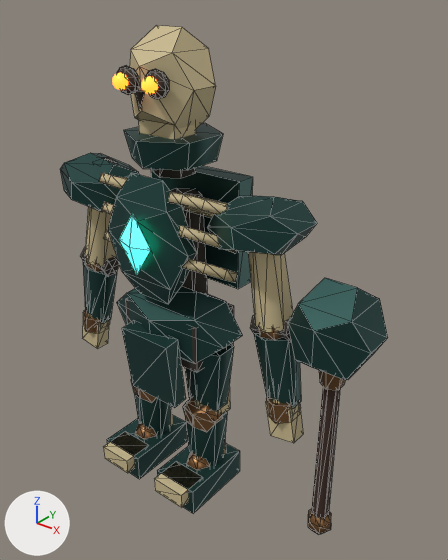
An edit to the glTF model game/assets/models/enemies/ossuary-guardian-v1/ossuary-guardian-lod1.glb, drawn before and after from the same camera.
Camera for both pictures: a 50 mm lens placed at (1.85, -1.96, 2.4), pointed at (0.25, 0.04, 1.16). The lights are fixed; the arrows at lower left show +X, +Y and +Z. The first picture is the older version. Mesh edges are drawn as thin lines on the coarser meshes. Vertices at exactly the same position are counted once.

Before the edit, the objects in view are built like this:
```python
me_mesh_54 = bpy.data.meshes.new('Mesh_54')
me_mesh_54.from_pydata(...)  # 20 vertices, 36 faces; spans x 0.083..0.297, y -0.136..0.026, z 0.343..0.537
me_mesh_54.materials.append(mat_mat_bronze_edge)  # brown #86613d
me_mesh_60 = bpy.data.meshes.new('Mesh_60')
me_mesh_60.from_pydata(...)  # a 6-sided cut cone along z (radius 0.04 at the low end, 0.035 at the high end) spanning x 0.825..0.895, y -0.04..0.04, z 0.12..0.9
me_mesh_60.materials.append(mat_mat_leather_dark)  # brown #3d291f
me_mesh_61 = bpy.data.meshes.new('Mesh_61')
me_mesh_61.from_pydata(...)  # 30 vertices, 48 faces; spans x 0.7982..0.9218, y -0.0535..0.0535, z 0.035..0.165
me_mesh_61.materials.append(mat_mat_bronze_edge)  # brown #86613d
me_mesh_62 = bpy.data.meshes.new('Mesh_62')
me_mesh_62.from_pydata(...)  # a 6-sided cut cone along z (radius 0.05 at the low end, 0.07 at the high end) spanning x 0.799..0.921, y -0.07..0.07, z 0.88..1.04
me_mesh_62.materials.append(mat_mat_bronze_edge)  # brown #86613d
me_mesh_63 = bpy.data.meshes.new('Mesh_63')
me_mesh_63.from_pydata(...)  # 20 vertices, 36 faces; spans x 0.674..1.046, y -0.186..0.186, z 0.931..1.349
me_mesh_63.materials.append(mat_mat_bronze_oxidized)  # dark cyan #264b47
ob_mace_grip = bpy.data.objects.new('mace_grip', me_mesh_60)
ob_mace_grip.location = (0.0, 0.0, 0.0)
ob_mace_head = bpy.data.objects.new('mace_head', me_mesh_63)
ob_mace_head.location = (0.0, 0.0, 0.0)
ob_mace_neck = bpy.data.objects.new('mace_neck', me_mesh_62)
ob_mace_neck.location = (0.0, 0.0, 0.0)
ob_mace_pommel = bpy.data.objects.new('mace_pommel', me_mesh_61)
ob_mace_pommel.location = (0.0, 0.0, 0.0)
ob_right_knee = bpy.data.objects.new('right_knee', me_mesh_54)
ob_right_knee.location = (0.0, 0.0, 0.0)
# also in view: 'right_greave' at (0.19, -0.04, 0.28); 'pelvis_front_plate' at (0.0, -0.19, 0.72); 'left_bracer' at (-0.59, 0.0, 0.85); 'memory_rune' at (0.0, -0.26, 1.37); 'rib_2_right' at (0.21, -0.08, 1.26)
```
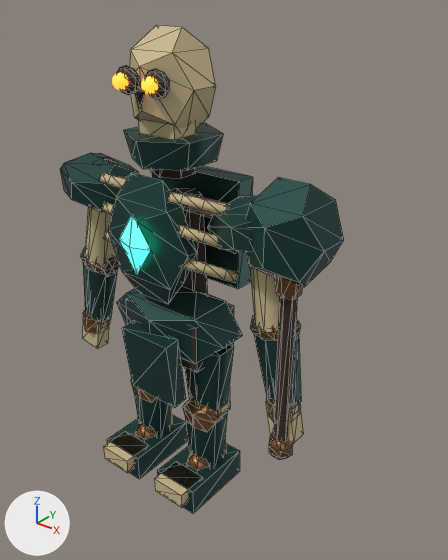
The edits, one by one:
me_mesh_60 is used by ob_mace_grip; location (0.0, 0.0, 0.0).
me_mesh_60 had 14 vertices, 24 faces and spanned x 0.825..0.895, y -0.04..0.04, z 0.12..0.9.
me_mesh_60 now has 14 vertices, 24 faces and spans x 0.625..0.695, y -0.095..-0.015, z 0.5..1.28.
me_mesh_60 part 1: the whole mesh is moved by (-0.2, -0.055, 0.38).
me_mesh_61 is used by ob_mace_pommel; location (0.0, 0.0, 0.0).
me_mesh_61 had 30 vertices, 48 faces and spanned x 0.7982..0.9218, y -0.0535..0.0535, z 0.035..0.165.
me_mesh_61 now has 26 vertices, 48 faces and spans x 0.5982..0.7218, y -0.1085..-0.0015, z 0.415..0.545.
me_mesh_61 part 2: 30 vertices removed from x 0.7982..0.9218, y -0.0535..0.0535, z 0.035..0.165.
me_mesh_61 part 3: 26 vertices added at x 0.5982..0.7218, y -0.1085..-0.0015, z 0.415..0.545, forming a UV sphere (6 segments, 5 rings, poles along z).
me_mesh_62 is used by ob_mace_neck; location (0.0, 0.0, 0.0).
me_mesh_62 had 14 vertices, 24 faces and spanned x 0.799..0.921, y -0.07..0.07, z 0.88..1.04.
me_mesh_62 now has 14 vertices, 24 faces and spans x 0.599..0.721, y -0.125..0.015, z 1.26..1.42.
me_mesh_62 part 4: the whole mesh is moved by (-0.2, -0.055, 0.38).
me_mesh_63 is used by ob_mace_head; location (0.0, 0.0, 0.0).
me_mesh_63 had 20 vertices, 36 faces and spanned x 0.674..1.046, y -0.186..0.186, z 0.931..1.349.
me_mesh_63 now has 20 vertices, 36 faces and spans x 0.474..0.846, y -0.241..0.131, z 1.311..1.729.
me_mesh_63 part 5: the whole mesh is moved by (-0.2, -0.055, 0.38).

What differs and where, as boxes [x1, y1, x2, y2] in the pictures (448 x 560 px):
'mace_head', moved
    before: [288, 278, 388, 380]
    after: [245, 177, 344, 287]
'mace_grip', moved
    before: [311, 387, 340, 519]
    after: [273, 297, 297, 443]
'mace_pommel', reshaped
    before: [308, 509, 331, 534]
    after: [269, 434, 293, 460]
'mace_neck', moved
    before: [319, 370, 345, 390]
    after: [275, 277, 303, 299]
part 2 of me_mesh_61, deleted
    before: [308, 509, 331, 534]
part 3 of me_mesh_61, added (brown)
    after: [269, 434, 293, 460]
'right_pauldron', unchanged, covered by the edit
    before: [207, 196, 317, 255]
    after: [207, 196, 258, 252]
